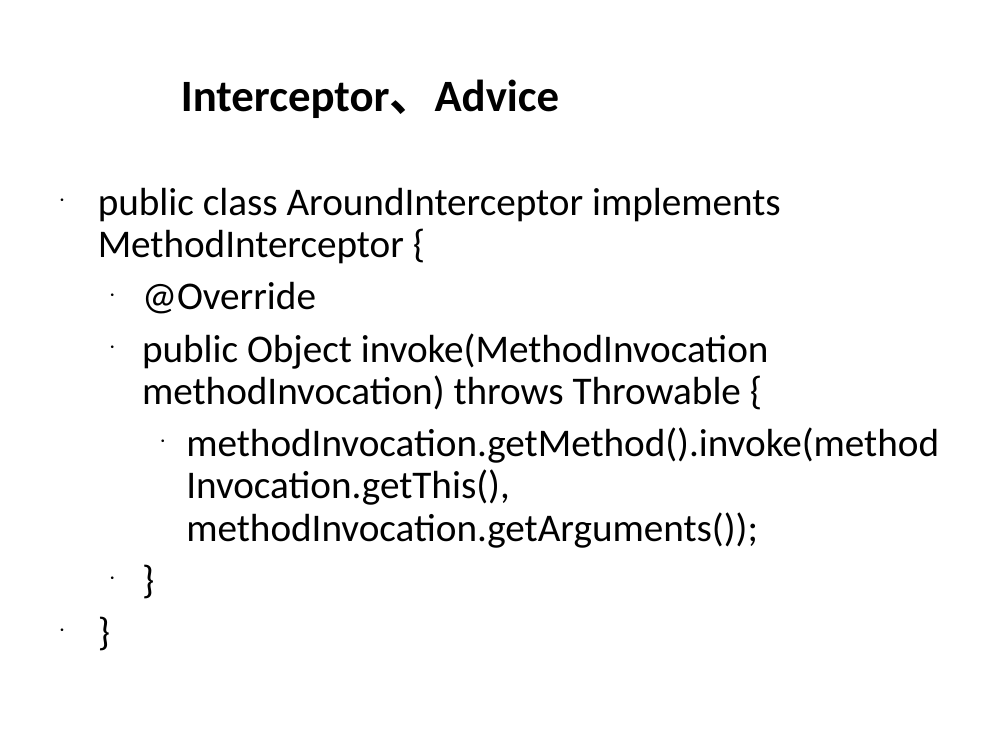
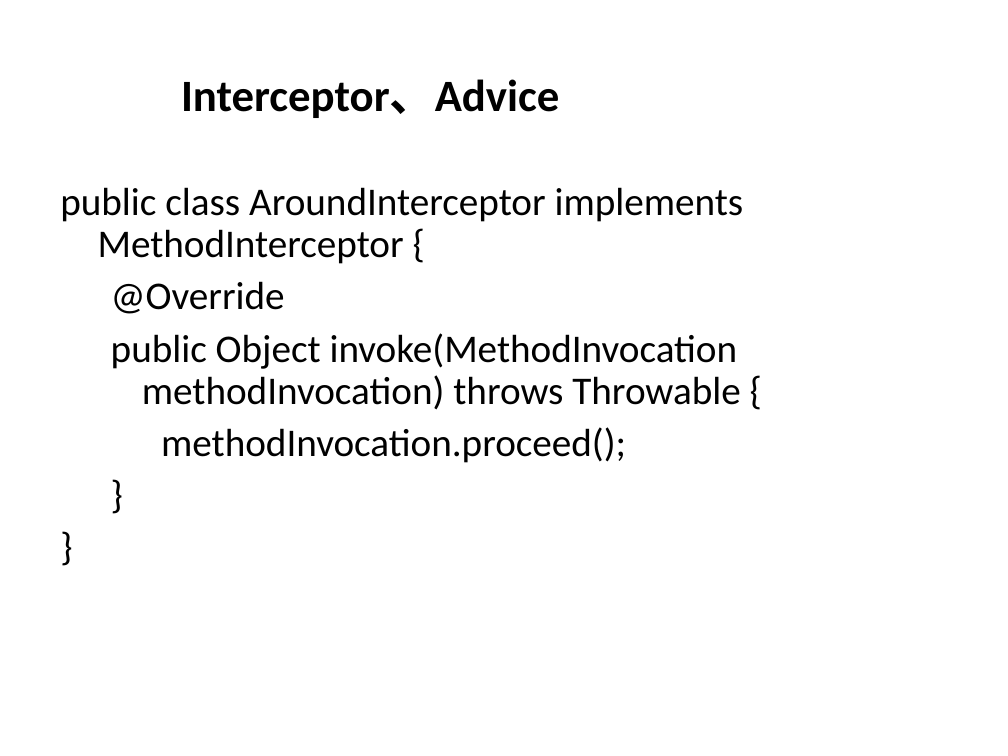
Before and after one commit to burstinair/clouddrive, a slide deck: slide 30 of Spring 学习分享.ppt (slide 33 before the commit). Drawn at 1008x756 pixels with LibreOffice and Linux fonts; fonts in the diff are those of the drawing; background and template pictures are left out. Boxes give left, top, right and bottom in pixels: in the first picture for what was removed or moved away, otherwise in the second. Text is boxed around its words. In the diff, an @@ line names an element or a change of style, - is before the commit and + after.

```diff
--- a/Spring 学习分享.ppt
+++ b/Spring 学习分享.ppt
@@ text at [60,187,744,410]: bullet • to none @@
@@ text at [161,427,626,463]: text changed @@
-    • methodInvocation.getMethod().invoke(methodInvocation.getThis(), methodInvocation.getArguments());
+    methodInvocation.proceed();
```
Also in this commit, not shown: 52 other slides changed, 1 slide added, 4 slides removed.
